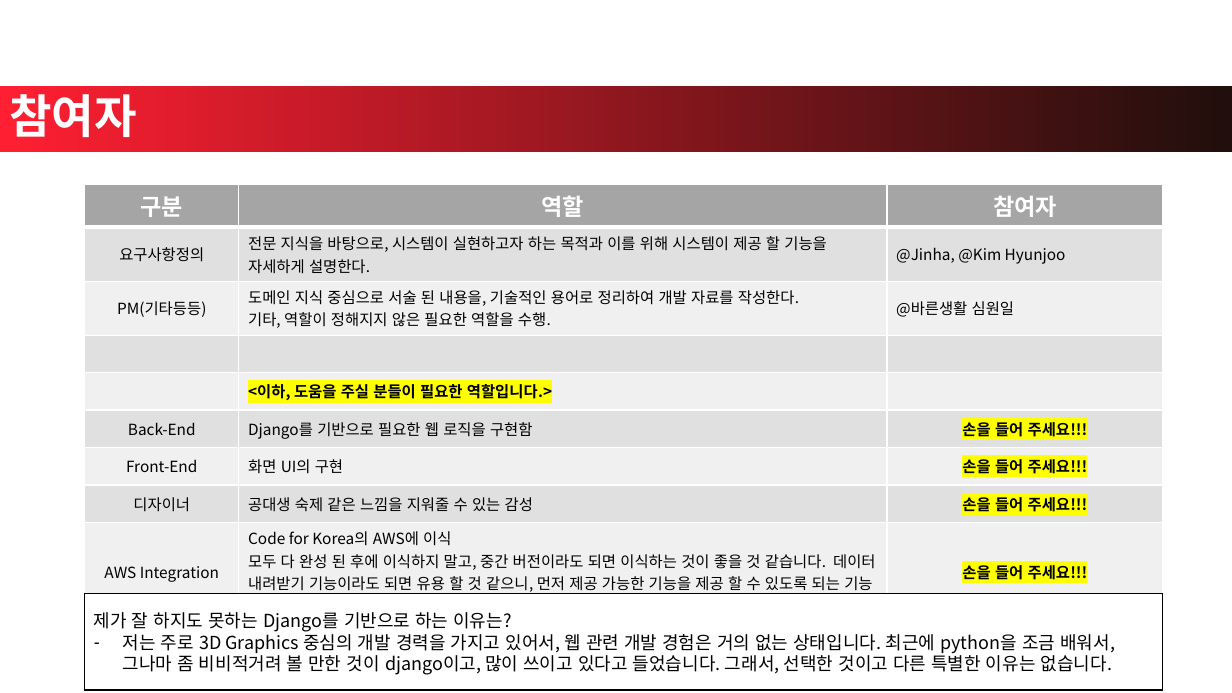
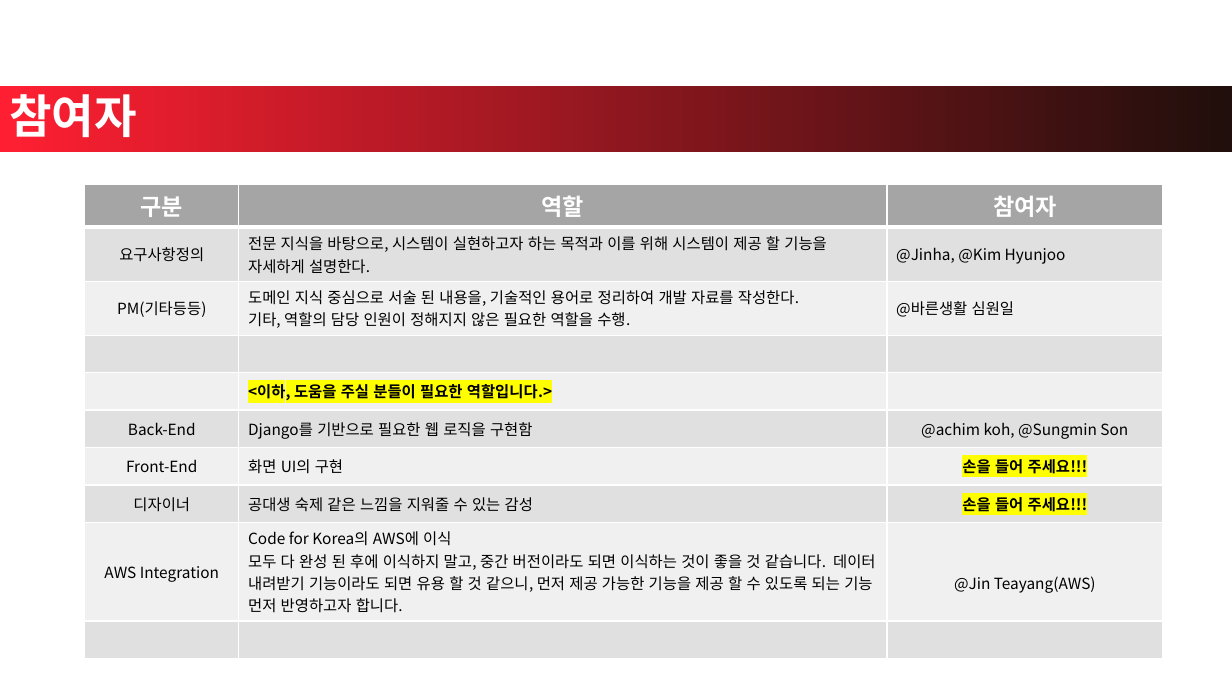
Before and after one commit to achimkoh/sanjae.crawler, a slide deck: slide 5 of Documents/c4k_query_ID_sentences.pptx. Drawn at 1232x693 pixels with LibreOffice and Linux fonts; fonts in the diff are those of the drawing; background and template pictures are left out. Boxes give left, top, right and bottom in pixels: in the first picture for what was removed or moved away, otherwise in the second. Text is boxed around its words. In the diff, an @@ line names an element or a change of style, - is before the commit and + after.

```diff
--- a/Documents/c4k_query_ID_sentences.pptx
+++ b/Documents/c4k_query_ID_sentences.pptx
@@ table at box(85, 185, 1164, 623) @@
-row 3, column 2: 도메인 지식 중심으로 서술 된 내용을, 기술적인 용어로 정리하여 개발 자료를 작성한다. / 기타, 역할이 정해지지 않은 필요한 역할을 수행.
+row 3, column 2: 도메인 지식 중심으로 서술 된 내용을, 기술적인 용어로 정리하여 개발 자료를 작성한다. / 기타, 역할의 담당 인원이 정해지지 않은 필요한 역할을 수행.
-row 6, column 3: 손을 들어 주세요!!!
+row 6, column 3: @achim koh, @Sungmin Son
-row 9, column 3: 손을 들어 주세요!!!
+row 9, column 3: @Jin Teayang(AWS)
@@ rectangle removed at box(85, 594, 1164, 690) @@
-제가 잘 하지도 못하는 Django를 기반으로 하는 이유는?
-– 저는 주로 3D Graphics 중심의 개발 경력을 가지고 있어서, 웹 관련 개발 경험은 거의 없는 상태입니다. 최근에 python을 조금 배워서, 그나마 좀 비비적거려 볼 만한 것이 django이고, 많이 쓰이고 있다고 들었습니다. 그래서, 선택한 것이고 다른 특별한 이유는 없습니다.
```
Also in this commit, not shown: 5 other slides changed, 1 slide added.
